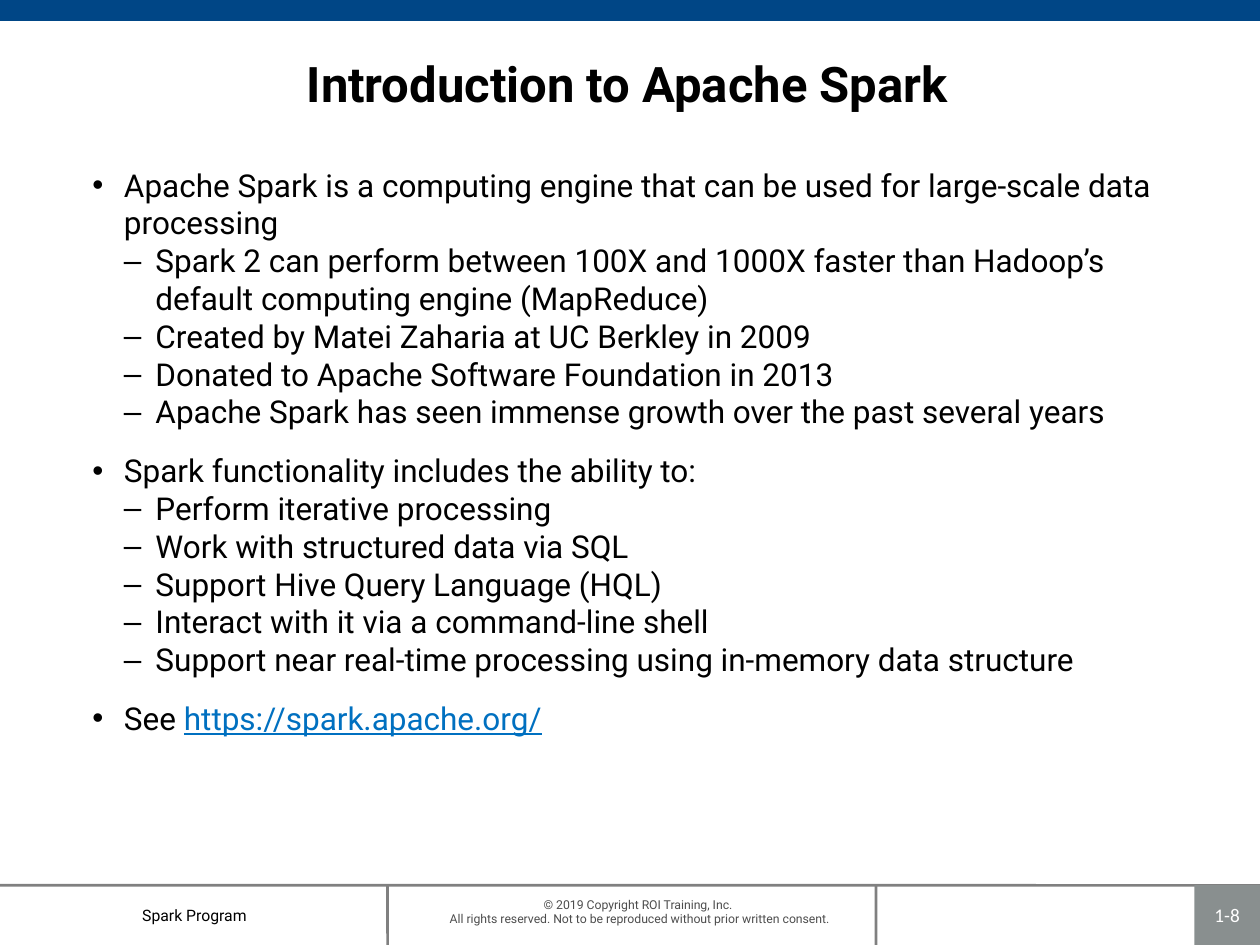
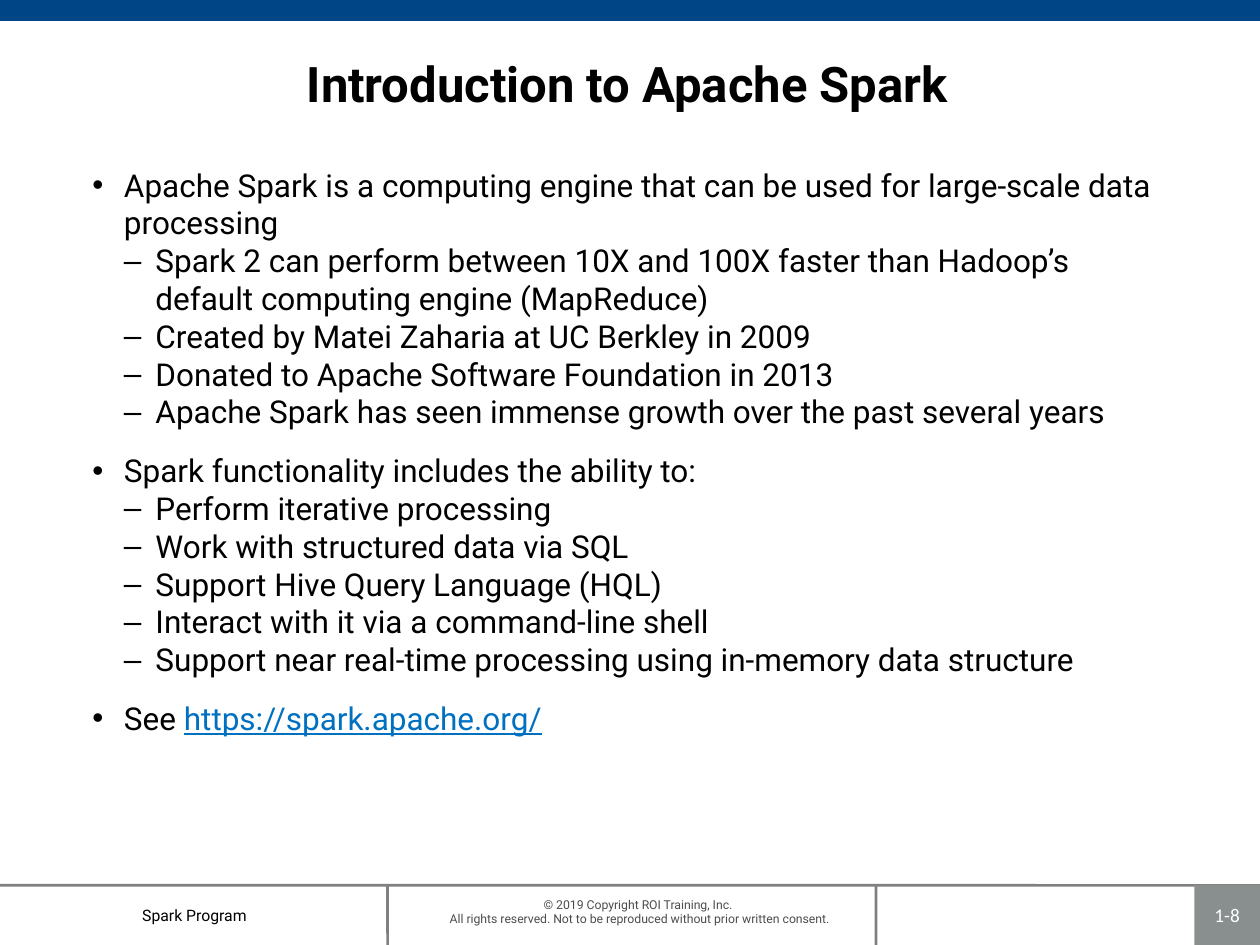
Before and after one commit to roitraining/SparkProgram, a slide deck: slide 8 of Day1/Day1_IntroToSpark.pptx. Drawn at 1260x945 pixels with LibreOffice and Linux fonts; fonts in the diff are those of the drawing; background and template pictures are left out. Boxes give left, top, right and bottom in pixels: in the first picture for what was removed or moved away, otherwise in the second. Text is boxed around its words. In the diff, an @@ line names an element or a change of style, - is before the commit and + after.

```diff
--- a/Day1/Day1_IntroToSpark.pptx
+++ b/Day1/Day1_IntroToSpark.pptx
@@ text at (x1=155, y1=248, x2=1069, y2=317): text changed @@
-  – Spark 2 can perform between 100X and 1000X faster than Hadoop’s default computing engine (MapReduce)
+  – Spark 2 can perform between 10X and 100X faster than Hadoop’s default computing engine (MapReduce)
```
Also in this commit, not shown: 10 other slides changed, 1 slide added.
